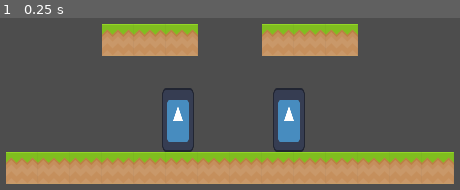
Above: before the commit, frame 1.
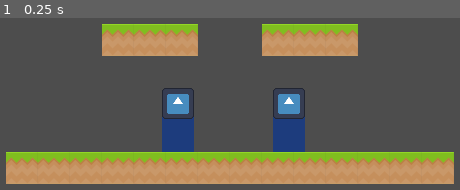
Above: after the commit, the same moment.

Repository: doctor-g/GGJ26
Game: Godot game, scene res://world/world.tscn
The game is run twice, just before and just after one commit, with the same random seed, the same clock (stepped at 60 frames per second) and the same inputs. The engine's default icon, where the game draws it, is replaced by a stand-in: a white triangle on a blue panel in a dark square.
Inputs:
- Up to frame 1 (0.25 s): no input

The runs differ from the first frame. In frame 1, 3.6% of the frame differs, in the area x 35-67%, y 41-78%.

Commit message:
Separete head and body

Diff:
--- /dev/null
+++ b/project/guy/body_sprite.tscn
@@ -0,0 +1,19 @@
+[gd_scene format=3 uid="uid://dm8uom6ics47q"]
+
+[ext_resource type="Texture2D" uid="uid://cb2ktttror608" path="res://guy/body_placeholder.png" id="1_h8np7"]
+
+[sub_resource type="SpriteFrames" id="SpriteFrames_ynse4"]
+animations = [{
+"frames": [{
+"duration": 1.0,
+"texture": ExtResource("1_h8np7")
+}],
+"loop": true,
+"name": &"idle",
+"speed": 5.0
+}]
+
+[node name="BodySprite" type="AnimatedSprite2D" unique_id=324161803]
+sprite_frames = SubResource("SpriteFrames_ynse4")
+animation = &"idle"
+autoplay = "idle"
--- a/project/guy/guy.tscn
+++ b/project/guy/guy.tscn
@@ -2,6 +2,7 @@
 
 [ext_resource type="Texture2D" uid="uid://cftllq6l7xclt" path="res://icon.svg" id="1_8h3iv"]
 [ext_resource type="Script" uid="uid://b7su6taplbutt" path="res://guy/guy.gd" id="1_o5w3i"]
+[ext_resource type="PackedScene" uid="uid://dm8uom6ics47q" path="res://guy/body_sprite.tscn" id="2_vupqh"]
 [ext_resource type="Texture2D" uid="uid://dt6l4lqua3e4u" path="res://guy/push.png" id="3_ynse4"]
 
 [sub_resource type="RectangleShape2D" id="RectangleShape2D_ihqf1"]
@@ -13,6 +14,70 @@
 [sub_resource type="RectangleShape2D" id="RectangleShape2D_o5w3i"]
 size = Vector2(64, 32)
 
+[sub_resource type="Animation" id="Animation_ynse4"]
+length = 0.001
+tracks/0/type = "value"
+tracks/0/imported = false
+tracks/0/enabled = true
+tracks/0/path = NodePath("HorizontalPush:visible")
+tracks/0/interp = 1
+tracks/0/loop_wrap = true
+tracks/0/keys = {
+"times": PackedFloat32Array(0),
+"transitions": PackedFloat32Array(1),
+"update": 1,
+"values": [false]
+}
+tracks/1/type = "value"
+tracks/1/imported = false
+tracks/1/enabled = true
+tracks/1/path = NodePath("JumpingPush:visible")
+tracks/1/interp = 1
+tracks/1/loop_wrap = true
+tracks/1/keys = {
+"times": PackedFloat32Array(0),
+"transitions": PackedFloat32Array(1),
+"update": 1,
+"values": [false]
+}
+
+[sub_resource type="Animation" id="Animation_vupqh"]
+resource_name = "horizontal_push"
+tracks/0/type = "value"
+tracks/0/imported = false
+tracks/0/enabled = true
+tracks/0/path = NodePath("HorizontalPush:visible")
+tracks/0/interp = 1
+tracks/0/loop_wrap = true
+tracks/0/keys = {
+"times": PackedFloat32Array(0, 0.23333333),
+"transitions": PackedFloat32Array(1, 1),
+"update": 1,
+"values": [true, false]
+}
+
+[sub_resource type="Animation" id="Animation_jtfwu"]
+resource_name = "jumping_push"
+tracks/0/type = "value"
+tracks/0/imported = false
+tracks/0/enabled = true
+tracks/0/path = NodePath("JumpingPush:visible")
+tracks/0/interp = 1
+tracks/0/loop_wrap = true
+tracks/0/keys = {
+"times": PackedFloat32Array(0, 0.26666668),
+"transitions": PackedFloat32Array(1, 1),
+"update": 1,
+"values": [true, false]
+}
+
+[sub_resource type="AnimationLibrary" id="AnimationLibrary_jtfwu"]
+_data = {
+&"RESET": SubResource("Animation_ynse4"),
+&"horizontal_push": SubResource("Animation_vupqh"),
+&"jumping_push": SubResource("Animation_jtfwu")
+}
+
 [node name="Guy" type="CharacterBody2D" unique_id=868721283]
 script = ExtResource("1_o5w3i")
 
@@ -20,9 +85,12 @@
 position = Vector2(0, -32)
 shape = SubResource("RectangleShape2D_ihqf1")
 
-[node name="Sprite2D" type="Sprite2D" parent="." unique_id=2117563986]
-position = Vector2(-9.536743e-07, -32)
-scale = Vector2(0.25, 0.5)
+[node name="BodySprite" parent="." unique_id=324161803 instance=ExtResource("2_vupqh")]
+position = Vector2(0, -20)
+
+[node name="HeadSprite" type="Sprite2D" parent="." unique_id=2117563986]
+position = Vector2(-9.536743e-07, -48.5)
+scale = Vector2(0.25, 0.2421875)
 texture = ExtResource("1_8h3iv")
 
 [node name="HorizontalPush" type="Area2D" parent="." unique_id=309215542]
@@ -52,5 +120,13 @@
 [node name="Visual" type="Sprite2D" parent="JumpingPush" unique_id=636013735]
 texture = ExtResource("3_ynse4")
 
+[node name="PushCooldown" type="Timer" parent="." unique_id=1346349694]
+unique_name_in_owner = true
+wait_time = 0.3
+
+[node name="AnimationPlayer" type="AnimationPlayer" parent="." unique_id=2051971543]
+libraries/ = SubResource("AnimationLibrary_jtfwu")
+
 [connection signal="body_entered" from="HorizontalPush" to="." method="_on_horizontal_push_body_entered"]
 [connection signal="body_entered" from="JumpingPush" to="." method="_on_jumping_push_body_entered"]
+[connection signal="timeout" from="PushCooldown" to="." method="_on_push_cooldown_timeout"]
Binary file added: project/guy/body_placeholder.png
Not shown, added: project/guy/body_placeholder.png.import
